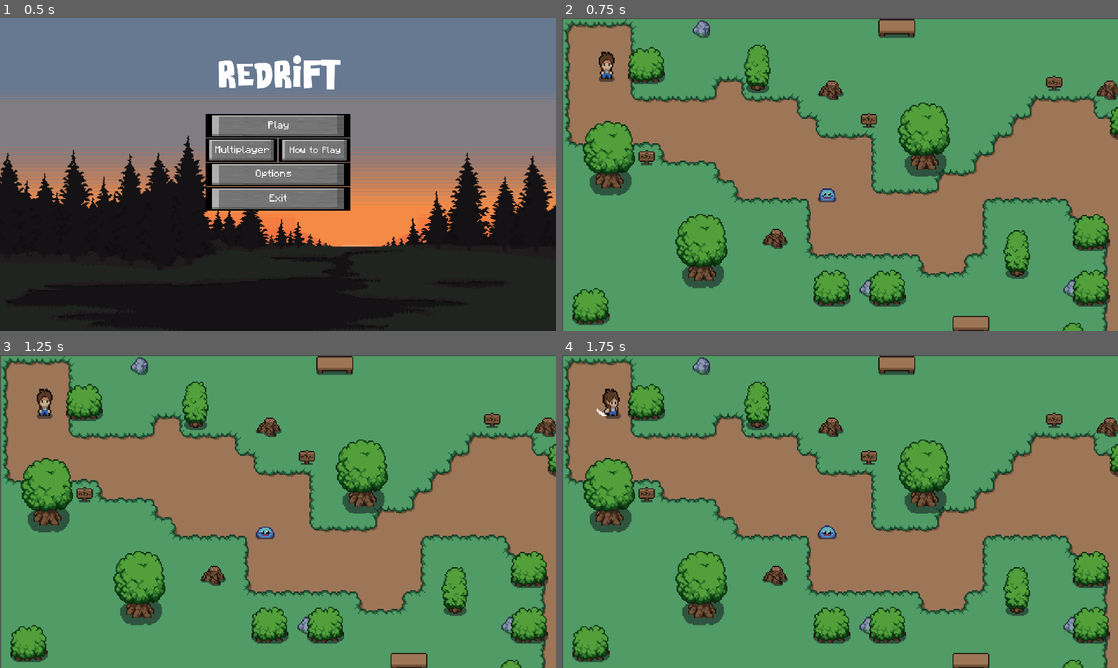
Above: before the commit, frames 1-4 (two rows, left to right).
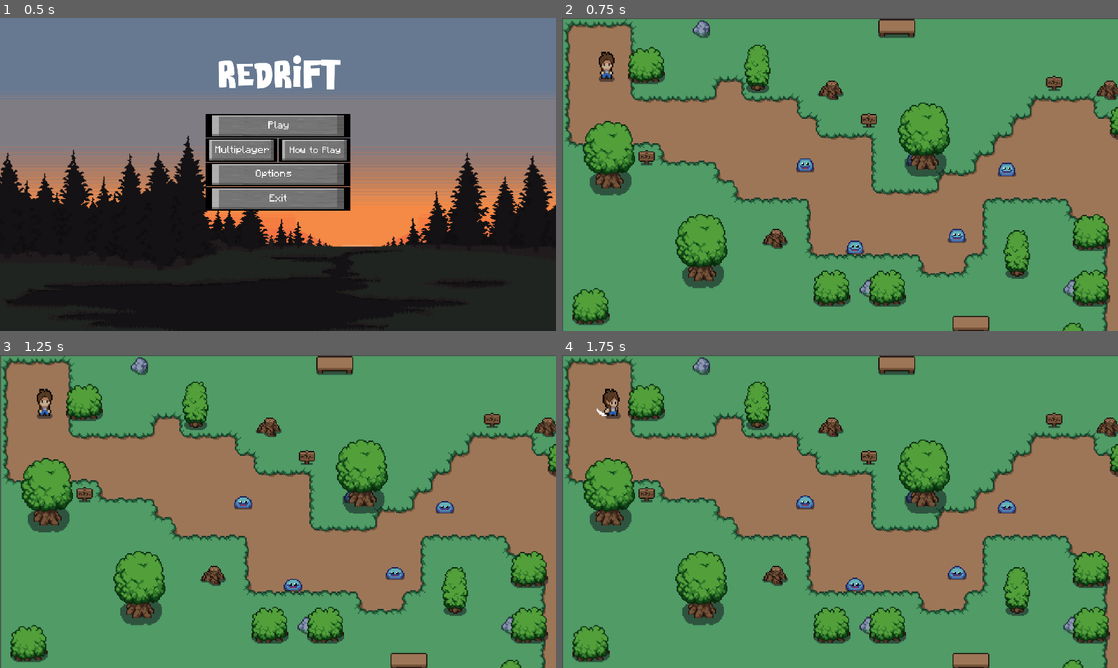
Above: after the commit, the same moments.

Repository: bigyanadk07/reDrift
Game: Godot game, scene res://scenes/MainMenu.tscn
The game is run twice, just before and just after one commit, with the same random seed, the same clock (stepped at 60 frames per second) and the same inputs.
Inputs (mouse positions are in pixels of both pictures, inside the frame that each line leads up to):
- Up to frame 1 (0.5 s): no input
- Up to frame 2 (0.75 s): click "Play" at 0.5 s
- Up to frame 3 (1.25 s): no input
- Up to frame 4 (1.75 s): move the mouse to (962, 495) at 1.27 s; hold D (move_right) from 1.28 s (still down); click (962, 495) at 1.35 s

Frame 1 is identical in both runs. In frame 2, 0.6% of the frame differs, in the area x 42-82%, y 43-76%; in frame 3, 0.6%; in frame 4, 0.6%.

Commit message:
Added assets file for mini boss

Diff:
--- /dev/null
+++ b/MiniBoss.tscn
@@ -0,0 +1,3 @@
+[gd_scene format=3 uid="uid://d16yduvictu6v"]
+
+[node name="MiniBoss" type="Node2D"]
--- a/scenes/Gorgon.tscn
+++ b/scenes/Gorgon.tscn
@@ -401,22 +401,26 @@
 position = Vector2(4, 5)
 scale = Vector2(0.454712, 0.467041)
 sprite_frames = SubResource("SpriteFrames_it2lk")
-animation = &"walk"
+animation = &"death"
+frame_progress = 0.390472
 offset = Vector2(-5, -60)
 
 [node name="CollisionShape2D" type="CollisionShape2D" parent="."]
+visible = false
 position = Vector2(2, -31)
 shape = SubResource("CapsuleShape2D_ue2do")
 
 [node name="detection_area" type="Area2D" parent="."]
 
 [node name="CollisionShape2D" type="CollisionShape2D" parent="detection_area"]
+visible = false
 position = Vector2(4, -15)
 shape = SubResource("CircleShape2D_ofkja")
 
 [node name="gorgon_hitbox" type="Area2D" parent="."]
 
 [node name="CollisionShape2D" type="CollisionShape2D" parent="gorgon_hitbox"]
+visible = false
 position = Vector2(3, -16)
 shape = SubResource("CircleShape2D_x6e21")
 
--- a/scenes/boss_1.tscn
+++ b/scenes/boss_1.tscn
@@ -43,6 +43,34 @@
 atlas = ExtResource("2_h6lrh")
 region = Rect2(140, 279, 140, 93)
 
+[sub_resource type="AtlasTexture" id="AtlasTexture_bdlh6"]
+atlas = ExtResource("2_h6lrh")
+region = Rect2(0, 372, 140, 93)
+
+[sub_resource type="AtlasTexture" id="AtlasTexture_41mtf"]
+atlas = ExtResource("2_h6lrh")
+region = Rect2(140, 372, 140, 93)
+
+[sub_resource type="AtlasTexture" id="AtlasTexture_6emy8"]
+atlas = ExtResource("2_h6lrh")
+region = Rect2(280, 372, 140, 93)
+
+[sub_resource type="AtlasTexture" id="AtlasTexture_02dgb"]
+atlas = ExtResource("2_h6lrh")
+region = Rect2(420, 372, 140, 93)
+
+[sub_resource type="AtlasTexture" id="AtlasTexture_686r3"]
+atlas = ExtResource("2_h6lrh")
+region = Rect2(560, 372, 140, 93)
+
+[sub_resource type="AtlasTexture" id="AtlasTexture_wyo2b"]
+atlas = ExtResource("2_h6lrh")
+region = Rect2(700, 372, 140, 93)
+
+[sub_resource type="AtlasTexture" id="AtlasTexture_x4t01"]
+atlas = ExtResource("2_h6lrh")
+region = Rect2(840, 372, 140, 93)
+
 [sub_resource type="AtlasTexture" id="AtlasTexture_i7uxh"]
 atlas = ExtResource("2_h6lrh")
 region = Rect2(0, 0, 140, 93)
@@ -70,6 +98,90 @@
 [sub_resource type="AtlasTexture" id="AtlasTexture_63v8j"]
 atlas = ExtResource("2_h6lrh")
 region = Rect2(840, 0, 140, 93)
+
+[sub_resource type="AtlasTexture" id="AtlasTexture_0prti"]
+atlas = ExtResource("2_h6lrh")
+region = Rect2(0, 465, 140, 93)
+
+[sub_resource type="AtlasTexture" id="AtlasTexture_ybavn"]
+atlas = ExtResource("2_h6lrh")
+region = Rect2(140, 465, 140, 93)
+
+[sub_resource type="AtlasTexture" id="AtlasTexture_64ink"]
+atlas = ExtResource("2_h6lrh")
+region = Rect2(280, 465, 140, 93)
+
+[sub_resource type="AtlasTexture" id="AtlasTexture_rikjl"]
+atlas = ExtResource("2_h6lrh")
+region = Rect2(420, 465, 140, 93)
+
+[sub_resource type="AtlasTexture" id="AtlasTexture_b65rr"]
+atlas = ExtResource("2_h6lrh")
+region = Rect2(560, 465, 140, 93)
+
+[sub_resource type="AtlasTexture" id="AtlasTexture_u5xnv"]
+atlas = ExtResource("2_h6lrh")
+region = Rect2(700, 465, 140, 93)
+
+[sub_resource type="AtlasTexture" id="AtlasTexture_wgwqi"]
+atlas = ExtResource("2_h6lrh")
+region = Rect2(840, 465, 140, 93)
+
+[sub_resource type="AtlasTexture" id="AtlasTexture_swpuc"]
+atlas = ExtResource("2_h6lrh")
+region = Rect2(0, 372, 140, 93)
+
+[sub_resource type="AtlasTexture" id="AtlasTexture_5shxu"]
+atlas = ExtResource("2_h6lrh")
+region = Rect2(140, 372, 140, 93)
+
+[sub_resource type="AtlasTexture" id="AtlasTexture_jkwns"]
+atlas = ExtResource("2_h6lrh")
+region = Rect2(280, 372, 140, 93)
+
+[sub_resource type="AtlasTexture" id="AtlasTexture_bdq68"]
+atlas = ExtResource("2_h6lrh")
+region = Rect2(420, 372, 140, 93)
+
+[sub_resource type="AtlasTexture" id="AtlasTexture_g74k0"]
+atlas = ExtResource("2_h6lrh")
+region = Rect2(560, 372, 140, 93)
+
+[sub_resource type="AtlasTexture" id="AtlasTexture_07onv"]
+atlas = ExtResource("2_h6lrh")
+region = Rect2(700, 372, 140, 93)
+
+[sub_resource type="AtlasTexture" id="AtlasTexture_dq36x"]
+atlas = ExtResource("2_h6lrh")
+region = Rect2(280, 558, 140, 93)
+
+[sub_resource type="AtlasTexture" id="AtlasTexture_hunxr"]
+atlas = ExtResource("2_h6lrh")
+region = Rect2(420, 558, 140, 93)
+
+[sub_resource type="AtlasTexture" id="AtlasTexture_ddl85"]
+atlas = ExtResource("2_h6lrh")
+region = Rect2(560, 558, 140, 93)
+
+[sub_resource type="AtlasTexture" id="AtlasTexture_svfwj"]
+atlas = ExtResource("2_h6lrh")
+region = Rect2(700, 558, 140, 93)
+
+[sub_resource type="AtlasTexture" id="AtlasTexture_upswh"]
+atlas = ExtResource("2_h6lrh")
+region = Rect2(840, 558, 140, 93)
+
+[sub_resource type="AtlasTexture" id="AtlasTexture_ohwbw"]
+atlas = ExtResource("2_h6lrh")
+region = Rect2(980, 558, 140, 93)
+
+[sub_resource type="AtlasTexture" id="AtlasTexture_8ss8v"]
+atlas = ExtResource("2_h6lrh")
+region = Rect2(0, 651, 140, 93)
+
+[sub_resource type="AtlasTexture" id="AtlasTexture_g5nnw"]
+atlas = ExtResource("2_h6lrh")
+region = Rect2(140, 651, 140, 93)
 
 [sub_resource type="AtlasTexture" id="AtlasTexture_4cwi0"]
 atlas = ExtResource("2_h6lrh")
@@ -142,6 +254,32 @@
 }, {
 "frames": [{
 "duration": 1.0,
+"texture": SubResource("AtlasTexture_bdlh6")
+}, {
+"duration": 1.0,
+"texture": SubResource("AtlasTexture_41mtf")
+}, {
+"duration": 1.0,
+"texture": SubResource("AtlasTexture_6emy8")
+}, {
+"duration": 1.0,
+"texture": SubResource("AtlasTexture_02dgb")
+}, {
+"duration": 1.0,
+"texture": SubResource("AtlasTexture_686r3")
+}, {
+"duration": 1.0,
+"texture": SubResource("AtlasTexture_wyo2b")
+}, {
+"duration": 1.0,
+"texture": SubResource("AtlasTexture_x4t01")
+}],
+"loop": true,
+"name": &"death",
+"speed": 5.0
+}, {
+"frames": [{
+"duration": 1.0,
 "texture": SubResource("AtlasTexture_i7uxh")
 }, {
 "duration": 1.0,
@@ -164,6 +302,79 @@
 }],
 "loop": true,
 "name": &"idle",
+"speed": 5.0
+}, {
+"frames": [{
+"duration": 1.0,
+"texture": SubResource("AtlasTexture_0prti")
+}, {
+"duration": 1.0,
+"texture": SubResource("AtlasTexture_ybavn")
+}, {
+"duration": 1.0,
+"texture": SubResource("AtlasTexture_64ink")
+}, {
+"duration": 1.0,
+"texture": SubResource("AtlasTexture_rikjl")
+}, {
+"duration": 1.0,
+"texture": SubResource("AtlasTexture_b65rr")
+}, {
+"duration": 1.0,
+"texture": SubResource("AtlasTexture_u5xnv")
+}, {
+"duration": 1.0,
+"texture": SubResource("AtlasTexture_wgwqi")
+}, {
+"duration": 1.0,
+"texture": SubResource("AtlasTexture_swpuc")
+}, {
+"duration": 1.0,
+"texture": SubResource("AtlasTexture_5shxu")
+}, {
+"duration": 1.0,
+"texture": SubResource("AtlasTexture_jkwns")
+}, {
+"duration": 1.0,
+"texture": SubResource("AtlasTexture_bdq68")
+}, {
+"duration": 1.0,
+"texture": SubResource("AtlasTexture_g74k0")
+}, {
+"duration": 1.0,
+"texture": SubResource("AtlasTexture_07onv")
+}],
+"loop": true,
+"name": &"teleport_in",
+"speed": 5.0
+}, {
+"frames": [{
+"duration": 1.0,
+"texture": SubResource("AtlasTexture_dq36x")
+}, {
+"duration": 1.0,
+"texture": SubResource("AtlasTexture_hunxr")
+}, {
+"duration": 1.0,
+"texture": SubResource("AtlasTexture_ddl85")
+}, {
+"duration": 1.0,
+"texture": SubResource("AtlasTexture_svfwj")
+}, {
+"duration": 1.0,
+"texture": SubResource("AtlasTexture_upswh")
+}, {
+"duration": 1.0,
+"texture": SubResource("AtlasTexture_ohwbw")
+}, {
+"duration": 1.0,
+"texture": SubResource("AtlasTexture_8ss8v")
+}, {
+"duration": 1.0,
+"texture": SubResource("AtlasTexture_g5nnw")
+}],
+"loop": true,
+"name": &"teleport_out",
 "speed": 5.0
 }, {
 "frames": [{
@@ -210,8 +421,7 @@
 [node name="AnimatedSprite2D" type="AnimatedSprite2D" parent="."]
 sprite_frames = SubResource("SpriteFrames_bhmmu")
 animation = &"attack"
-frame = 2
-frame_progress = 0.0073619
+frame_progress = 0.331783
 offset = Vector2(-35, -35)
 
 [node name="CollisionShape2D2" type="CollisionShape2D" parent="."]
--- a/scenes/mystic_land3.tscn
+++ b/scenes/mystic_land3.tscn
@@ -1,9 +1,10 @@
-[gd_scene load_steps=6 format=3 uid="uid://beonf6uo33gq6"]
+[gd_scene load_steps=7 format=3 uid="uid://beonf6uo33gq6"]
 
 [ext_resource type="TileSet" uid="uid://dmf374nr1o1wm" path="res://scenes/Objects/mystic_land_updated.tres" id="1_cpgek"]
 [ext_resource type="Script" path="res://scripts/mystic_land3.gd" id="1_o0k17"]
 [ext_resource type="PackedScene" uid="uid://d0bwc852pp1x6" path="res://scenes/player.tscn" id="2_3jwlh"]
 [ext_resource type="PackedScene" uid="uid://doyp3ym75cw8s" path="res://scenes/pause_menu.tscn" id="4_8v07u"]
+[ext_resource type="PackedScene" uid="uid://f814l0rmjkvh" path="res://scenes/Gorgon.tscn" id="5_p4o5j"]
 
 [sub_resource type="RectangleShape2D" id="RectangleShape2D_q6mmw"]
 size = Vector2(45, 47)
@@ -36,6 +37,9 @@
 position = Vector2(646, 294)
 shape = SubResource("RectangleShape2D_q6mmw")
 
+[node name="Gorgon" parent="." instance=ExtResource("5_p4o5j")]
+position = Vector2(514, 227)
+
 [node name="CanvasLayer" type="CanvasLayer" parent="."]
 
 [node name="Pause Menu" parent="CanvasLayer" instance=ExtResource("4_8v07u")]
--- a/scenes/mystic_land4.tscn
+++ b/scenes/mystic_land4.tscn
@@ -1,6 +1,9 @@
-[gd_scene format=3 uid="uid://cfhnhw5xakf8h"]
+[gd_scene load_steps=2 format=3 uid="uid://cfhnhw5xakf8h"]
+
+[ext_resource type="TileSet" uid="uid://dmf374nr1o1wm" path="res://scenes/Objects/mystic_land_updated.tres" id="1_0df3g"]
 
 [node name="mystic_land4" type="Node2D"]
 
 [node name="TileMap" type="TileMap" parent="."]
+tile_set = ExtResource("1_0df3g")
 format = 2
--- a/scenes/world.tscn
+++ b/scenes/world.tscn
@@ -60,7 +60,19 @@
 position = Vector2(39, 52)
 
 [node name="Slime" parent="." instance=ExtResource("5_dl3w1")]
-position = Vector2(229, 158)
+position = Vector2(384, 136)
+
+[node name="Slime2" parent="." instance=ExtResource("5_dl3w1")]
+position = Vector2(210, 132)
+
+[node name="Slime3" parent="." instance=ExtResource("5_dl3w1")]
+position = Vector2(253, 203)
+
+[node name="Slime4" parent="." instance=ExtResource("5_dl3w1")]
+position = Vector2(341, 193)
+
+[node name="Slime5" parent="." instance=ExtResource("5_dl3w1")]
+position = Vector2(305, 127)
 
 [connection signal="body_entered" from="TransitiontoDungeon" to="." method="_on_transitionto_dungeon_body_entered"]
 [connection signal="body_exited" from="TransitiontoDungeon" to="." method="_on_transitionto_dungeon_body_exited"]
Binary file added: Bosses/Mini Boss .png
Not shown, added: Bosses/Mini Boss .png.import
Not shown: 1 places in scenes/boss_1.tscn that only renumber resources
Binary file added: tilesets/Executioner/attacking.png
Not shown, added: tilesets/Executioner/attacking.png.import
Binary file added: tilesets/Executioner/death.png
Not shown, added: tilesets/Executioner/death.png.import
Binary file added: tilesets/Executioner/idle.png
Not shown, added: tilesets/Executioner/idle.png.import
Binary file added: tilesets/Executioner/idle2.png
Not shown, added: tilesets/Executioner/idle2.png.import
Binary file added: tilesets/Executioner/skill1.png
(and 17 more such lines)
